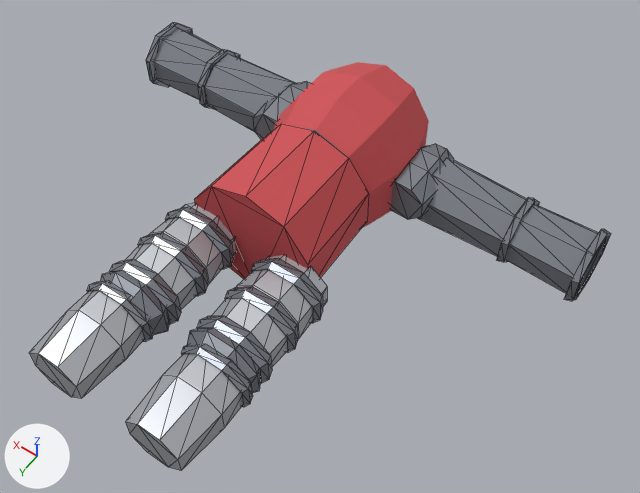
What one commit did to the glTF model client/public/models/armour/armor_brigandine.glb.
Before and after are seen from a camera (50 mm lens) standing at (-1.47, 0.49, 2.8) and looking at (-0.2, -1.28, 0.02). Lighting does not change. The marker at lower left points along +X, +Y and +Z. The first picture is the older version. Mesh edges are drawn as thin lines on the coarser meshes. Vertices at exactly the same position are counted once.

In view in the first picture: 'Abdomen', 'LowerArmL', 'LowerArmR', 'LowerLegL', 'LowerLegR', 'Torso', 'UpperArmL', 'UpperArmR', 'UpperLegL', 'UpperLegR'.
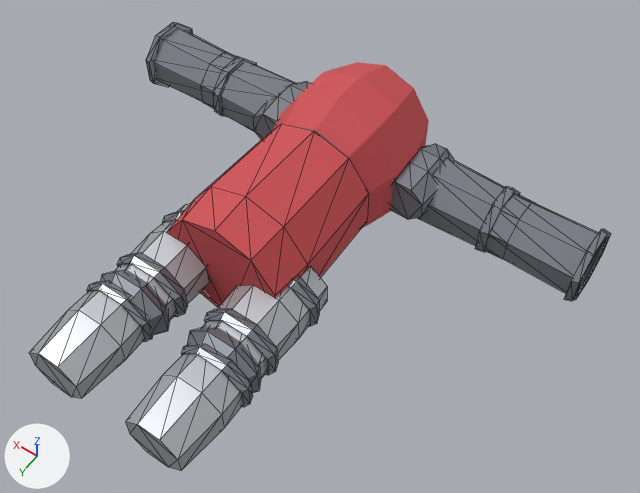
Where the change shows, as pixel boxes (x1, y1, x2, y2) in the pictures (640 x 493 px; the box of a moved part takes in the faces that stretch with it):
'Abdomen', reshaped (15% wider, 19% taller): before (194, 124, 369, 279); after (167, 124, 369, 308)
'UpperLegR', reshaped: before (187, 255, 327, 393); after (187, 267, 327, 393)
'UpperLegL', reshaped: before (100, 202, 236, 335); after (100, 203, 209, 335)
part 1 of me_abdomen_002, built on: before (194, 186, 308, 279); after (167, 186, 308, 308)
part 2 of me_upperlegl_002, moved or reshaped (mostly hidden afterwards): before (165, 206, 234, 270); after (162, 210, 185, 223)
part 3 of me_upperlegl_002, moved or reshaped: before (109, 259, 181, 324); after (117, 252, 188, 317)
part 4 of me_upperlegl_002, deleted: before (138, 232, 208, 296)
part 5 of me_upperlegr_002, moved or reshaped: before (251, 258, 323, 323); after (288, 276, 319, 326)
part 6 of me_upperlegr_002, moved or reshaped: before (197, 316, 272, 383); after (204, 308, 278, 375)
part 7 of me_upperlegr_002, deleted: before (225, 286, 298, 353)

Edits to the bpy script that builds the scene:
```text
Change me_abdomen_002:
    used by ob_abdomen; location = (0.0, 0.0, 0.0)
    remove me_abdomen_002.from_pydata(...)  # 20 vertices, 36 faces; spans x -0.278..0.278, y -1.53..-1.1, z -0.232..0.352
    add me_abdomen_002.from_pydata(...)  # 30 vertices, 56 faces; spans x -0.278..0.278, y -1.53..-0.92, z -0.232..0.352
    me_abdomen_002 part 1
    8 faces are deleted
    10 vertices are added at x -0.26..0.26, y -0.92, z -0.213..0.333
    28 new faces join them
Change me_upperlegl_002:
    used by ob_upperlegl; location = (0.0, 0.0, 0.0)
    remove me_upperlegl_002.from_pydata(...)  # 120 vertices, 184 faces; spans x 0.062..0.378, y -1.12..-0.6, z -0.144..0.144
    add me_upperlegl_002.from_pydata(...)  # 96 vertices, 152 faces; spans x 0.063..0.377, y -1.12..-0.6, z -0.144..0.144
    me_upperlegl_002 part 2: the loose piece of 24 vertices spanning x 0.062..0.378, y -1.072..-1.008, z -0.142..0.142 is scaled about its middle by (0.998, 0.937, 0.998), then moved by (0.0, 0.02, 0.0)
    me_upperlegl_002 part 3: the loose piece of 24 vertices spanning x 0.062..0.378, y -0.752..-0.688, z -0.142..0.142 is scaled about its middle by (0.998, 0.938, 0.998), then moved by (0.0, -0.04, 0.0)
    me_upperlegl_002 part 4: the loose piece of 24 vertices spanning x 0.062..0.378, y -0.912..-0.848, z -0.142..0.142 is deleted
Change me_upperlegr_002:
    used by ob_upperlegr; location = (0.0, 0.0, 0.0)
    remove me_upperlegr_002.from_pydata(...)  # 120 vertices, 184 faces; spans x -0.378..-0.062, y -1.12..-0.6, z -0.144..0.144
    add me_upperlegr_002.from_pydata(...)  # 96 vertices, 152 faces; spans x -0.377..-0.063, y -1.12..-0.6, z -0.144..0.144
    me_upperlegr_002 part 5: the loose piece of 24 vertices spanning x -0.378..-0.062, y -1.072..-1.008, z -0.142..0.142 is scaled about its middle by (0.998, 0.937, 0.998), then moved by (0.0, 0.02, 0.0)
    me_upperlegr_002 part 6: the loose piece of 24 vertices spanning x -0.378..-0.062, y -0.752..-0.688, z -0.142..0.142 is scaled about its middle by (0.998, 0.938, 0.998), then moved by (0.0, -0.04, 0.0)
    me_upperlegr_002 part 7: the loose piece of 24 vertices spanning x -0.378..-0.062, y -0.912..-0.848, z -0.142..0.142 is deleted
```
